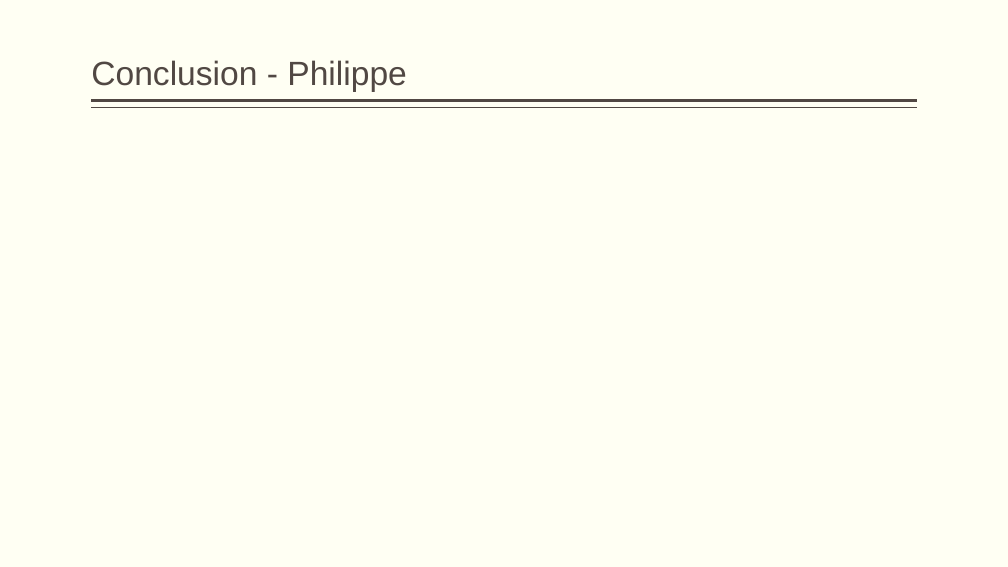
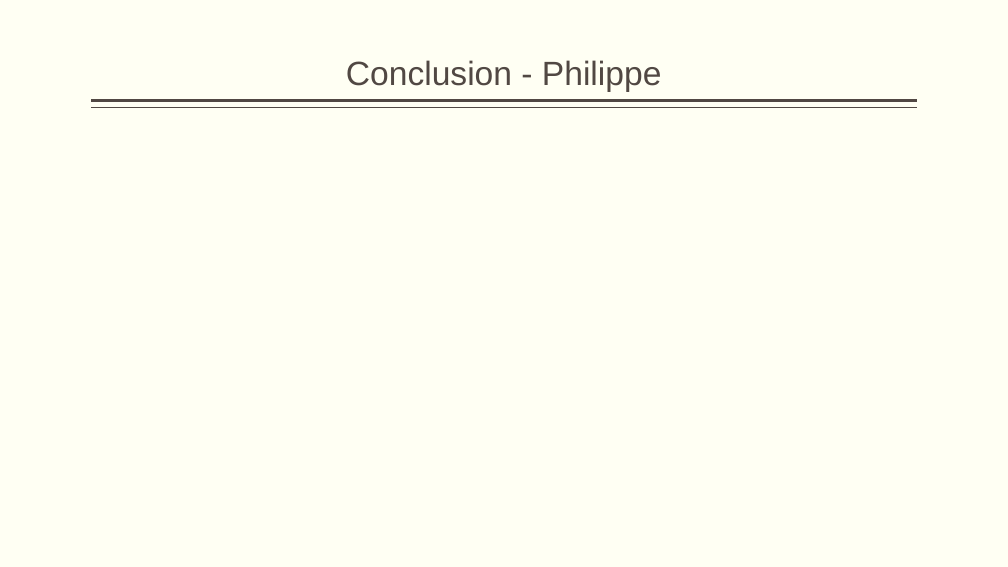
Before and after one commit to vsmolina/fiber_group, a slide deck: slide 13 of reports/Fiber_Group_Presenetation.pptx. Drawn at 1008x567 pixels with LibreOffice and Linux fonts; fonts in the diff are those of the drawing. Boxes give left, top, right and bottom in pixels: in the first picture for what was removed or moved away, otherwise in the second. Text is boxed around its words. In the diff, an @@ line names an element or a change of style, - is before the commit and + after.

```diff
--- a/reports/Fiber_Group_Presenetation.pptx
+++ b/reports/Fiber_Group_Presenetation.pptx
@@ title "Conclusion - Philippe" at (346, 60, 662, 92): alignment left to centre @@
```
Also in this commit, not shown: 5 other slides changed, 1 other file.
